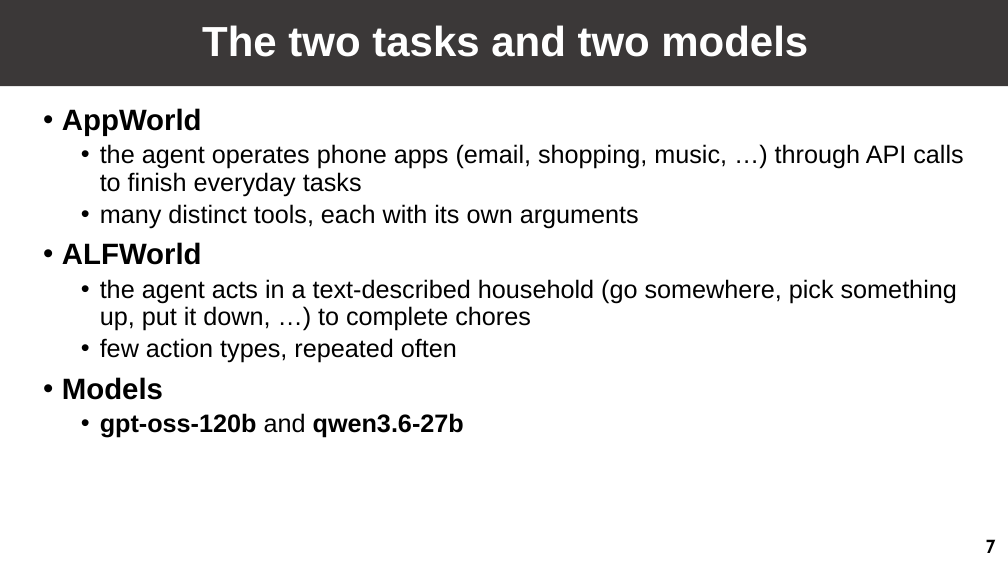
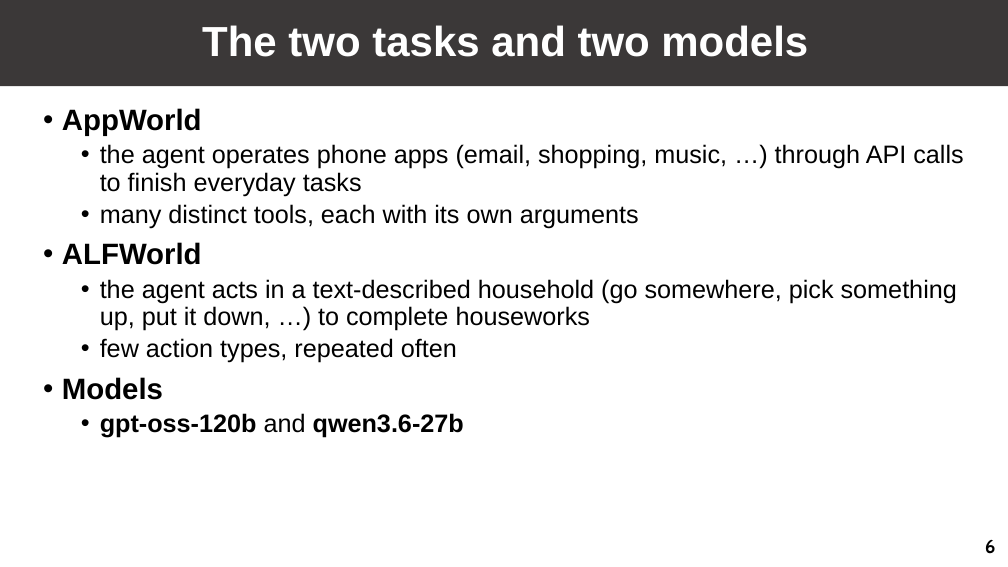
Before and after one commit to GuoYibo233/probe-agent, a slide deck: slide 7 of talks/20260809/slides.pptx (slide 8 before the commit). Drawn at 1008x567 pixels with LibreOffice and Linux fonts; fonts in the diff are those of the drawing. Boxes give left, top, right and bottom in pixels: in the first picture for what was removed or moved away, otherwise in the second. Text is boxed around its words. In the diff, an @@ line names an element or a change of style, - is before the commit and + after.

```diff
--- a/talks/20260809/slides.pptx
+++ b/talks/20260809/slides.pptx
@@ text at (100,279,957,331): text changed @@
-  • the agent acts in a text-described household (go somewhere, pick something up, put it down, …) to complete chores
+  • the agent acts in a text-described household (go somewhere, pick something up, put it down, …) to complete houseworks
@@ page number at (985,540,996,554): text changed @@
-7
+6
```
Also in this commit, not shown: 10 other slides changed, 1 slide removed, 11 other files.
